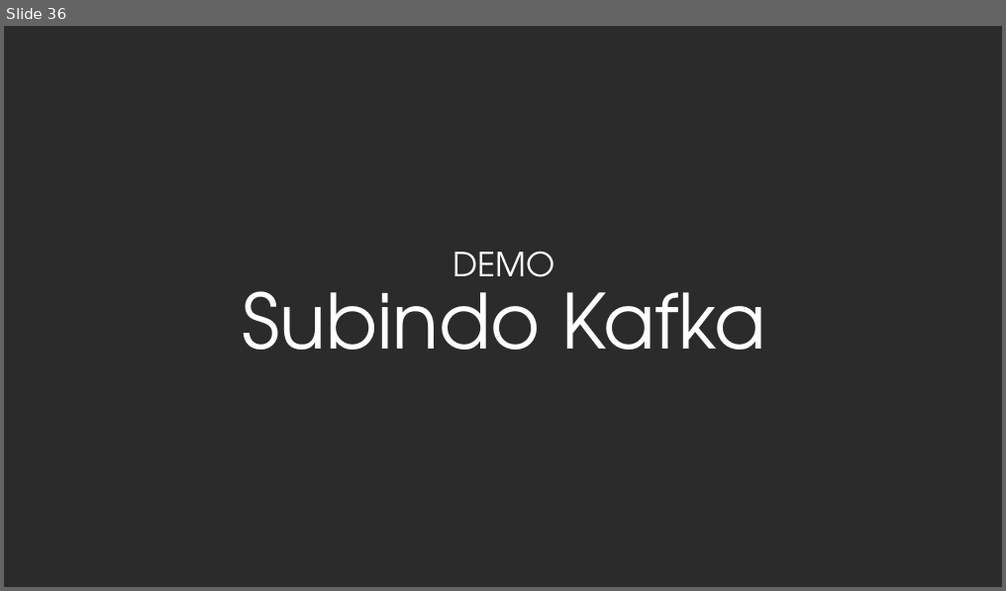
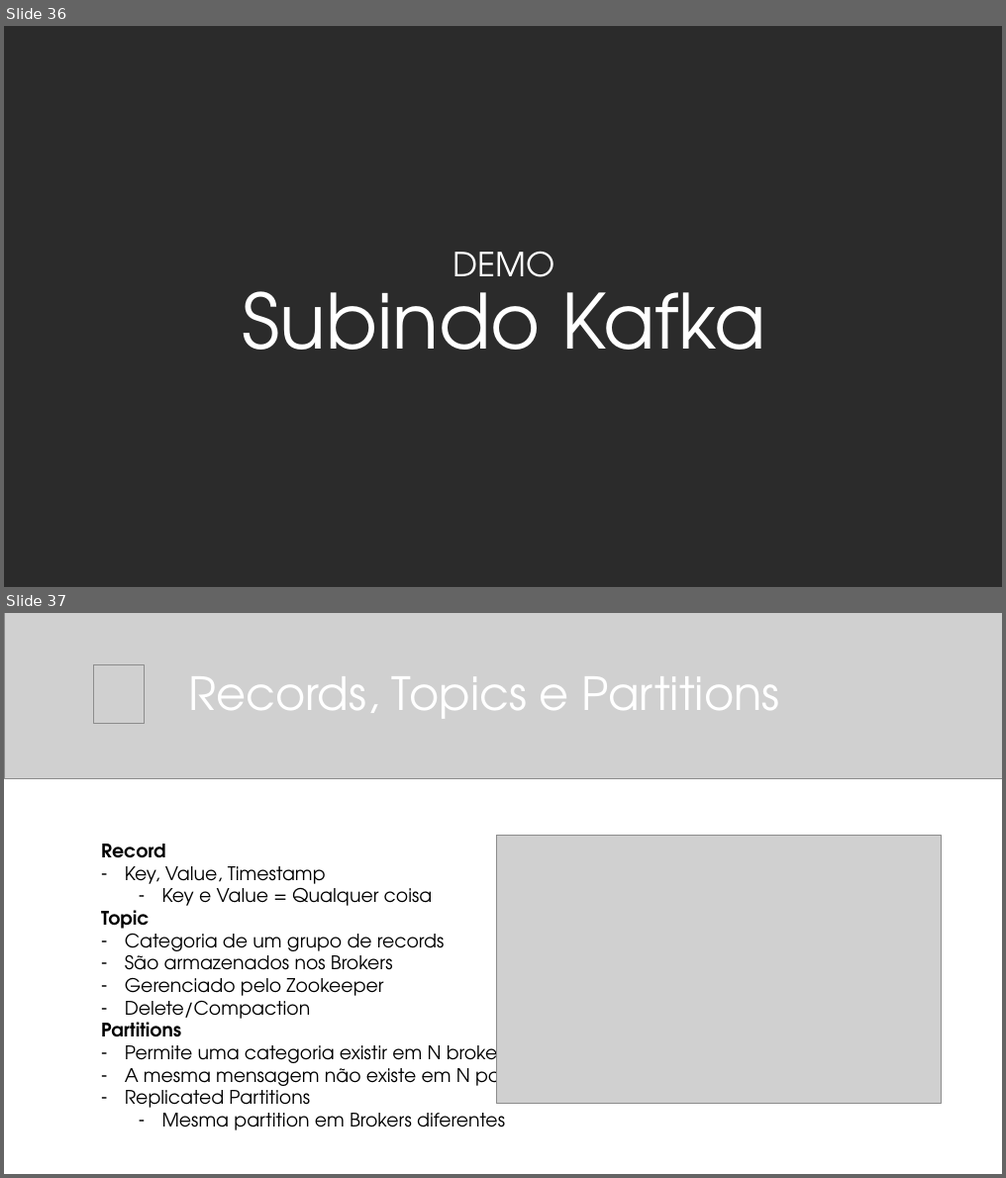
Before and after one commit to balta-io/2810, a slide deck: 2021-08-25_event-driven-architecture.pptx. Shown one above the other, each under a label of ours: slide 36 before the commit, slides 36 and 37 after it. The pictures are 1006x591 and 1006x1178 pixels, drawn with LibreOffice and Linux fonts; fonts in the diff are those of the drawing; grey boxes stand for pictures; background and template pictures are left out; a plain dark background stands for a picture behind light text. Boxes give left, top, right and bottom in pixels: in the first picture for what was removed or moved away, otherwise in the second. Text is boxed around its words. In the diff, an @@ line names an element or a change of style, - is before the commit and + after.

```diff
--- a/2021-08-25_event-driven-architecture.pptx
+++ b/2021-08-25_event-driven-architecture.pptx
@@ slide 37 added at (4,613,1002,1174), background #FFFFFF @@
@@ picture added at (4,613,1002,778) @@
@@ picture added at (94,665,144,723) @@
@@ title added at (188,676,780,718), 44 pt, text #FFFFFF @@
+Records, Topics e Partitions
@@ text added at (101,844,558,1131), 18 pt, text #000000 @@
+Record
+– Key, Value, Timestamp
+  – Key e Value = Qualquer coisa
+Topic
+– Categoria de um grupo de records
+– São armazenados nos Brokers
+– Gerenciado pelo Zookeeper
+– Delete/Compaction
+Partitions
+– Permite uma categoria existir em N brokers
+– A mesma mensagem não existe em N partitions
+– Replicated Partitions
+  – Mesma partition em Brokers diferentes
@@ picture added at (497,836,943,1103) @@
```
Also in this commit, not shown: 2 slides changed, 1 other slide added, 1 other file.
